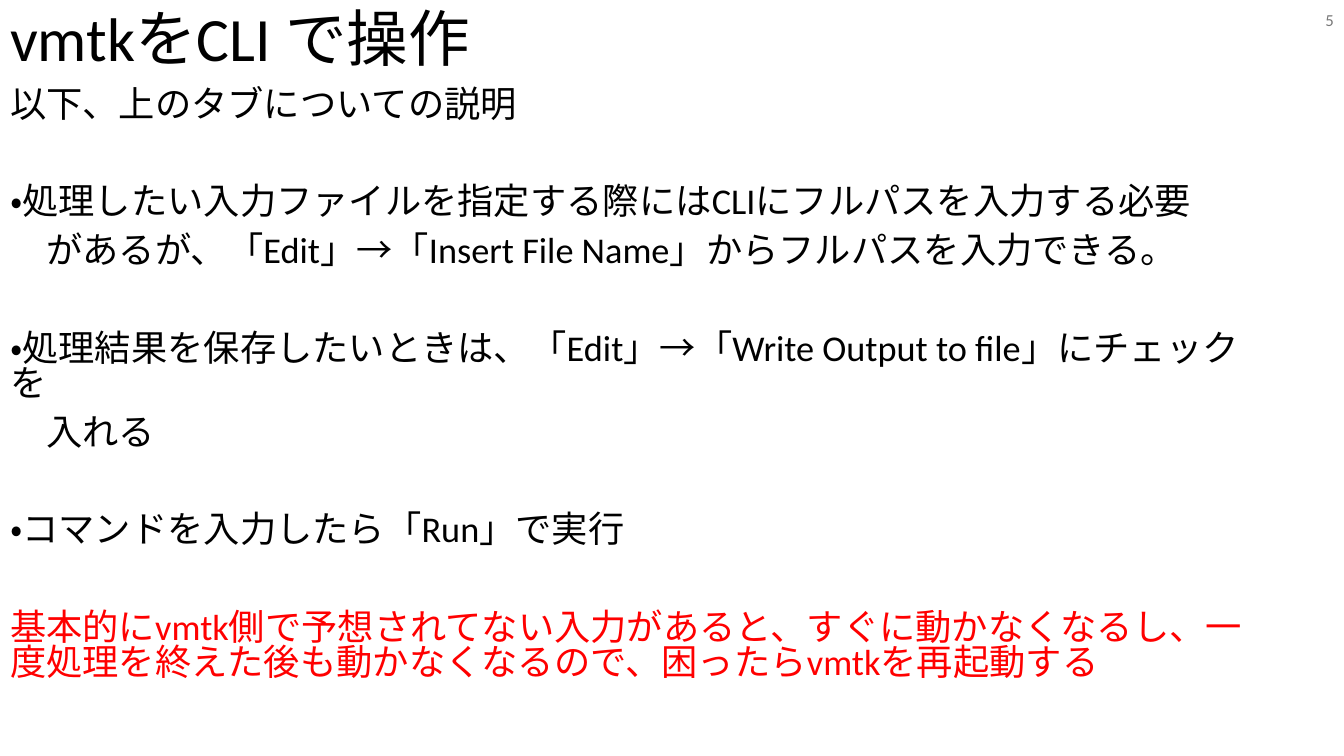
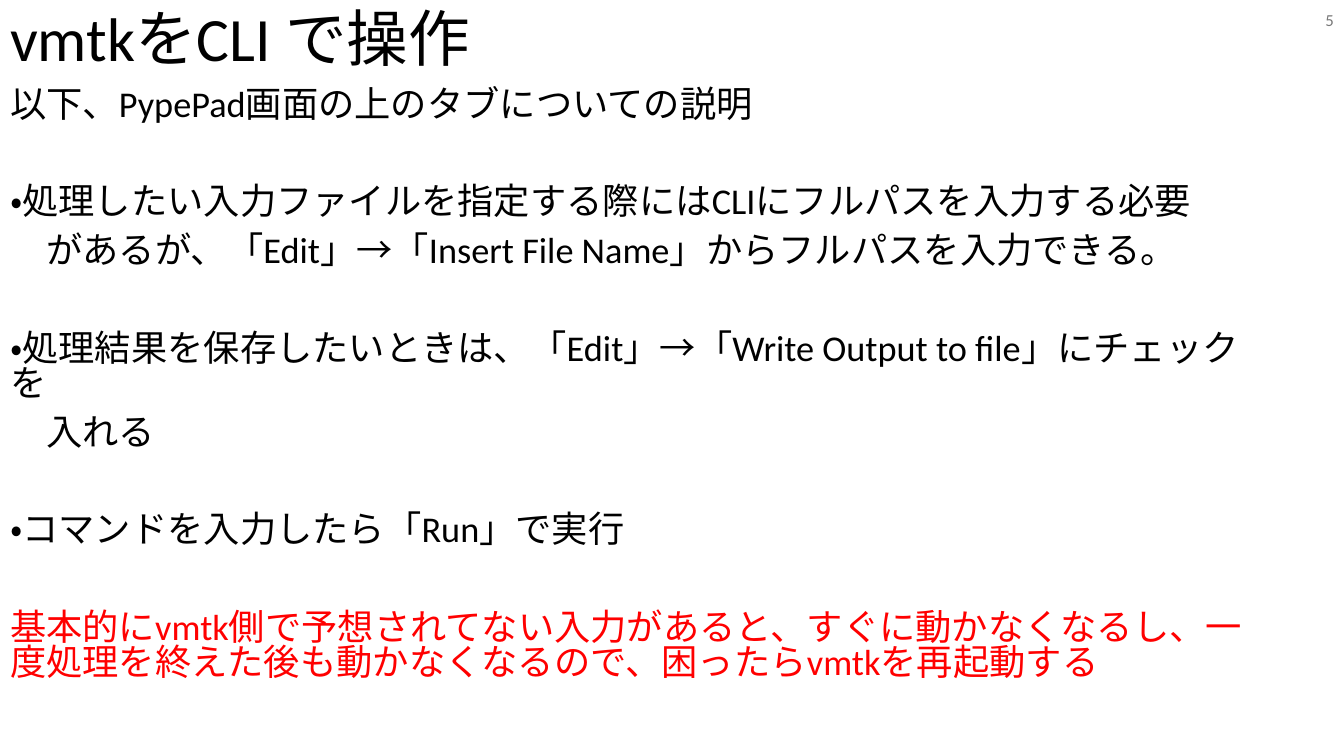
Before and after one commit to tailup7/howtoVM, a slide deck: slide 5 of vmtkSetup/setup.pptx. Drawn at 1344x756 pixels with LibreOffice and Linux fonts; fonts in the diff are those of the drawing. Boxes give left, top, right and bottom in pixels: in the first picture for what was removed or moved away, otherwise in the second. Text is boxed around its words. In the diff, an @@ line names an element or a change of style, - is before the commit and + after.

```diff
--- a/vmtkSetup/setup.pptx
+++ b/vmtkSetup/setup.pptx
@@ text at box(10, 86, 753, 123): text changed @@
-以下、上のタブについての説明
+以下、PypePad画面の上のタブについての説明
```
Also in this commit, not shown: 1 other slide changed.
